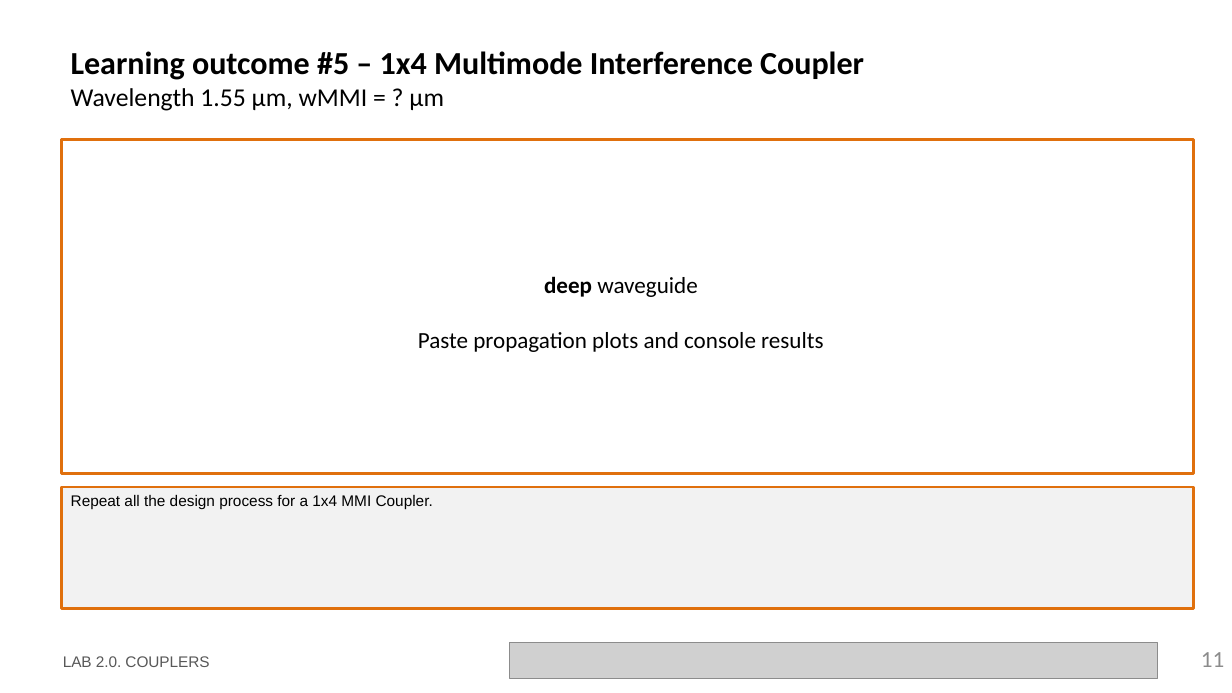
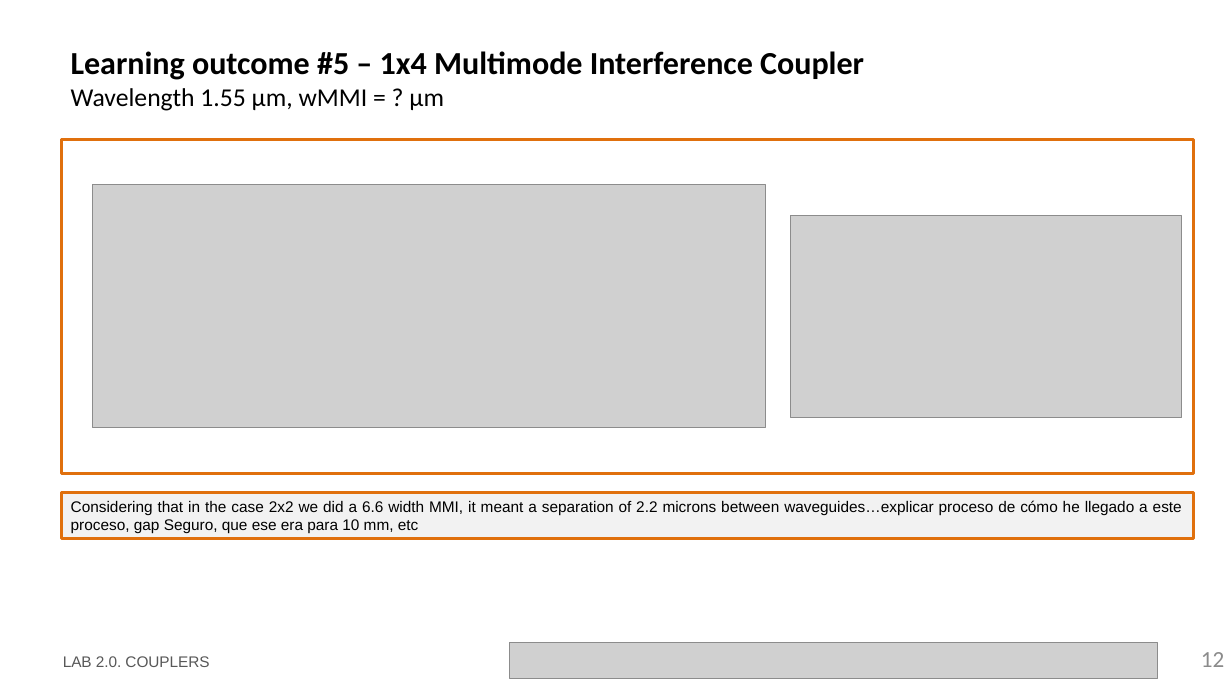
Before and after one commit to DBAEASE/pic-upv-lab2, a slide deck: slide 12 of LabBook_20.pptx (slide 11 before the commit). Drawn at 1232x693 pixels with LibreOffice and Linux fonts; fonts in the diff are those of the drawing; grey boxes stand for pictures; background and template pictures are left out. Boxes give left, top, right and bottom in pixels: in the first picture for what was removed or moved away, otherwise in the second. Text is boxed around its words. In the diff, an @@ line names an element or a change of style, - is before the commit and + after.

Commit message:
1x4 Designed

```diff
--- a/LabBook_20.pptx
+++ b/LabBook_20.pptx
@@ picture added at (92, 185, 766, 428) @@
@@ picture added at (791, 215, 1182, 418) @@
@@ text removed at (418, 276, 823, 352) @@
-deep waveguide
-Paste propagation plots and console results
@@ rectangle "Considering that in the case ...": place and size @@
-rectangle "Considering that in the case ..." at (62, 487, 1194, 608)
+rectangle "Considering that in the case ..." at (62, 493, 1194, 539)
@@ text in rectangle at (71, 500, 1182, 534): text changed @@
-Repeat all the design process for a 1x4 MMI Coupler.
+Considering that in the case 2x2 we did a 6.6 width MMI, it meant a separation of 2.2 microns between waveguides…explicar proceso de cómo he llegado a este proceso, gap Seguro, que ese era para 10 mm, etc
@@ page number at (1201, 652, 1224, 667): text changed @@
-11
+12
```
Also in this commit, not shown: 6 other slides changed, 2 slides added, 2 other files.
